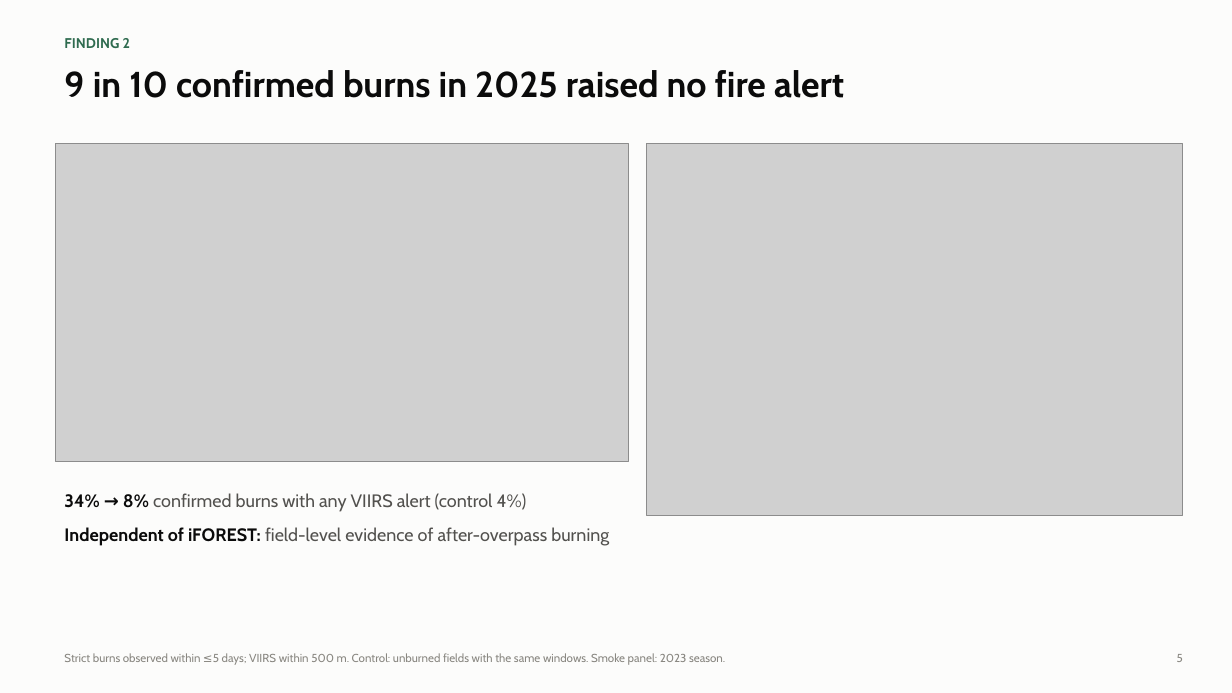
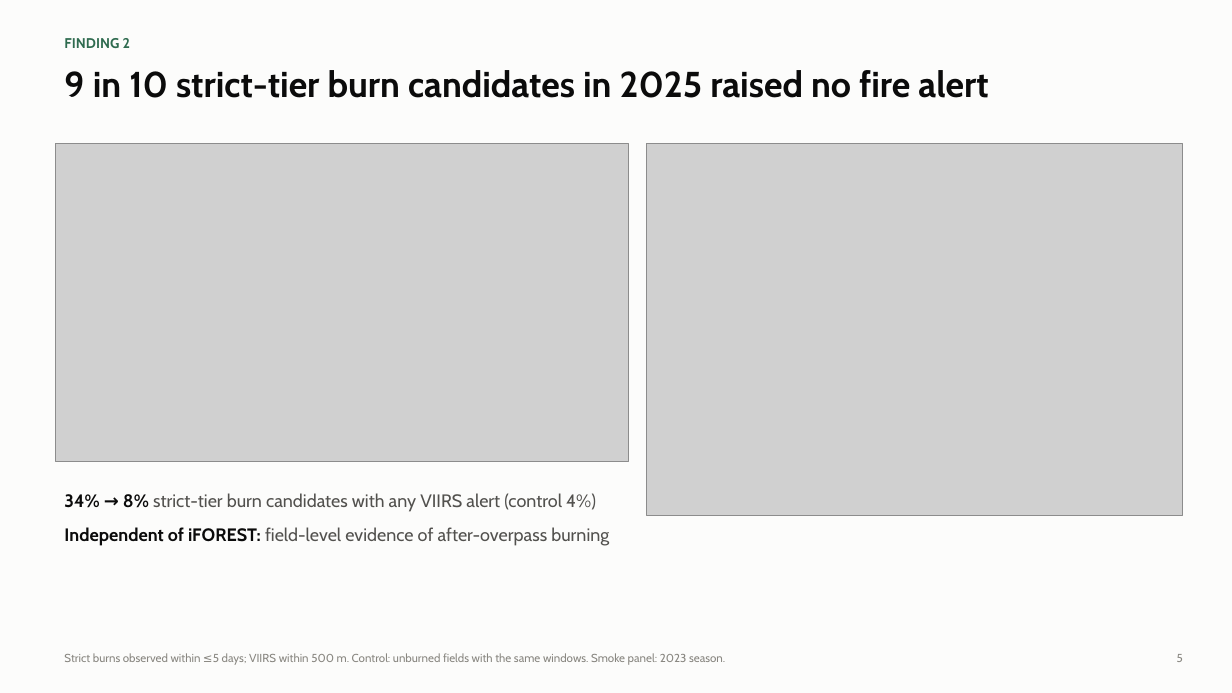
Before and after one commit to AshbinSaji2006/parali-se-paisa, a slide deck: slide 5 of reports/pitch/Parali_Se_Paisa_Greenovators2026.pptx. Drawn at 1232x693 pixels with LibreOffice and Linux fonts; fonts in the diff are those of the drawing; grey boxes stand for pictures. Boxes give left, top, right and bottom in pixels: in the first picture for what was removed or moved away, otherwise in the second. Text is boxed around its words. In the diff, an @@ line names an element or a change of style, - is before the commit and + after.

```diff
--- a/reports/pitch/Parali_Se_Paisa_Greenovators2026.pptx
+++ b/reports/pitch/Parali_Se_Paisa_Greenovators2026.pptx
@@ text at [64, 70, 988, 98]: text changed @@
-9 in 10 confirmed burns in 2025 raised no fire alert
+9 in 10 strict-tier burn candidates in 2025 raised no fire alert
@@ text at [64, 493, 596, 512]: text changed @@
-34% → 8% confirmed burns with any VIIRS alert (control 4%)
+34% → 8% strict-tier burn candidates with any VIIRS alert (control 4%)
```
Also in this commit, not shown: 4 other slides changed, 2 other files.
